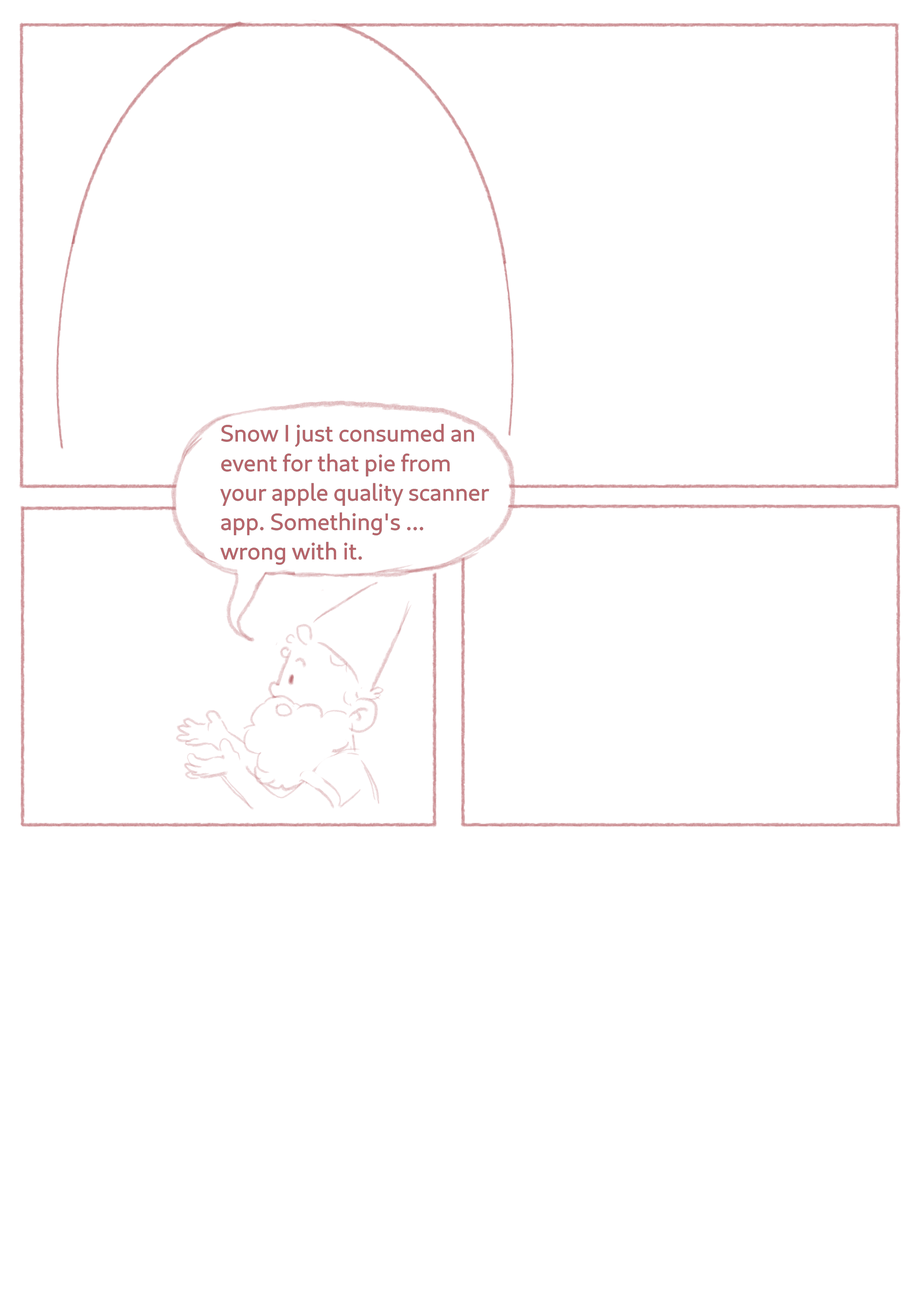
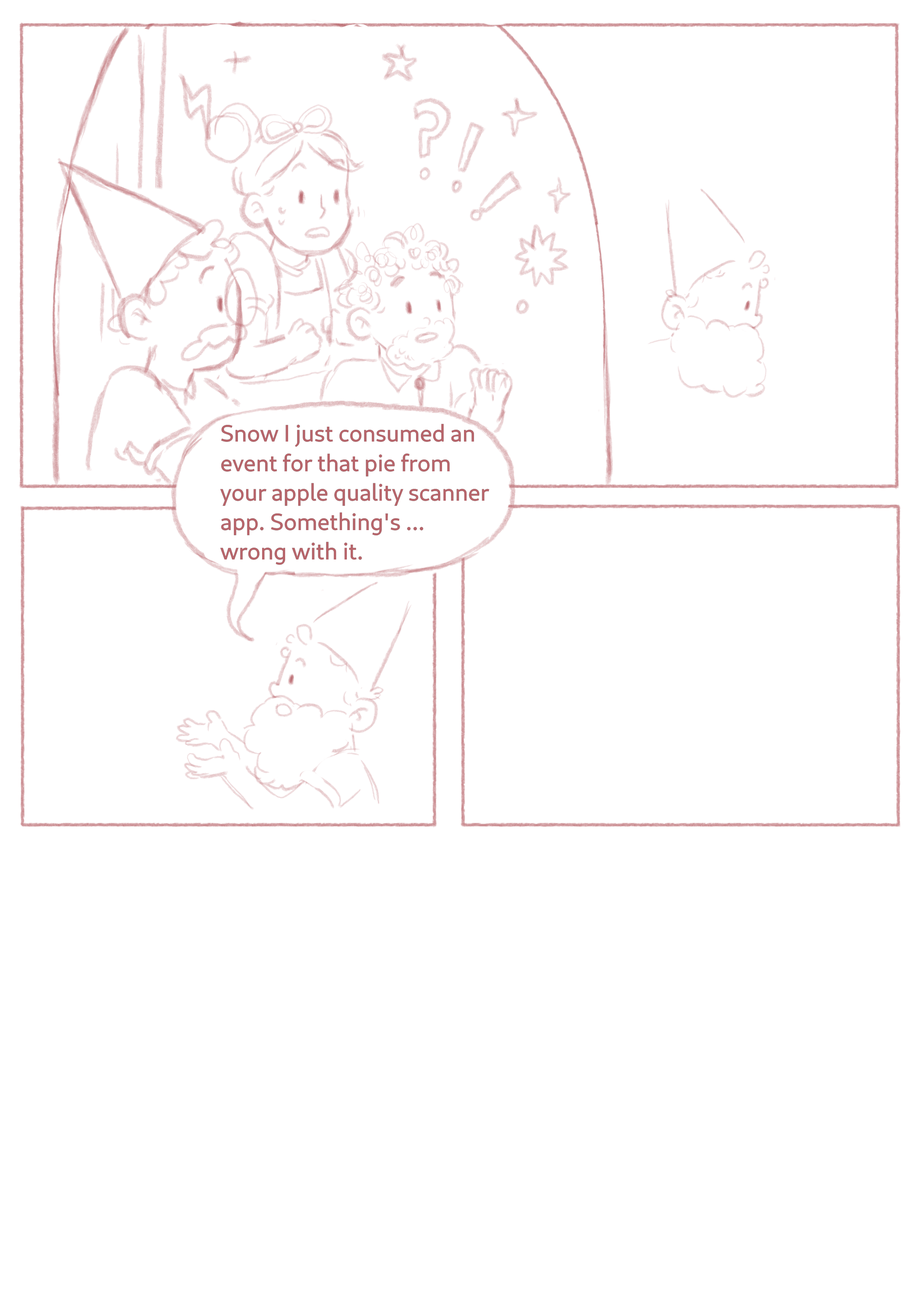
Comparing the layer stacks of the two 922 × 1305 images. Changes:
painted on "Layer 4" over (142, 142, 776, 739)
painted on "Layer 1" over (51, 22, 776, 739)
